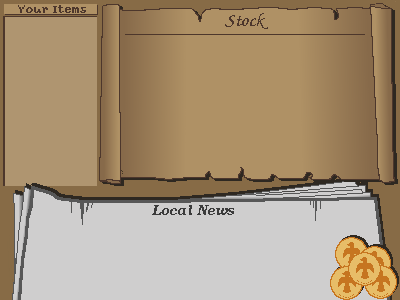
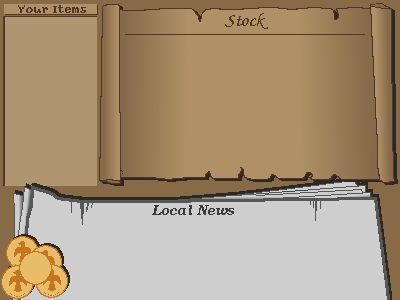
Comparing the layer stacks of the two 400x300 images. Changes:
painted on "ui_coins_flat.png" over [1, 234, 399, 300]
